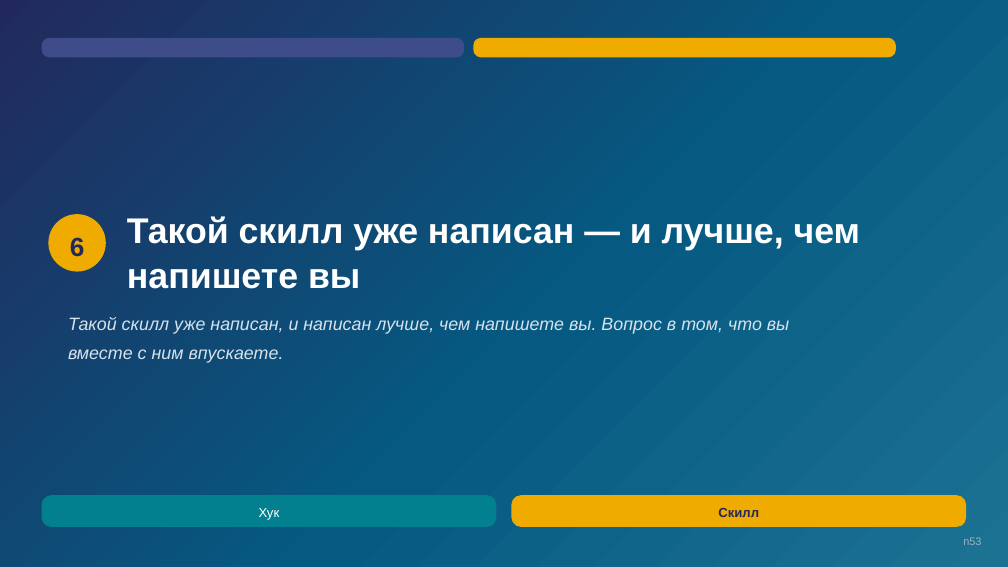
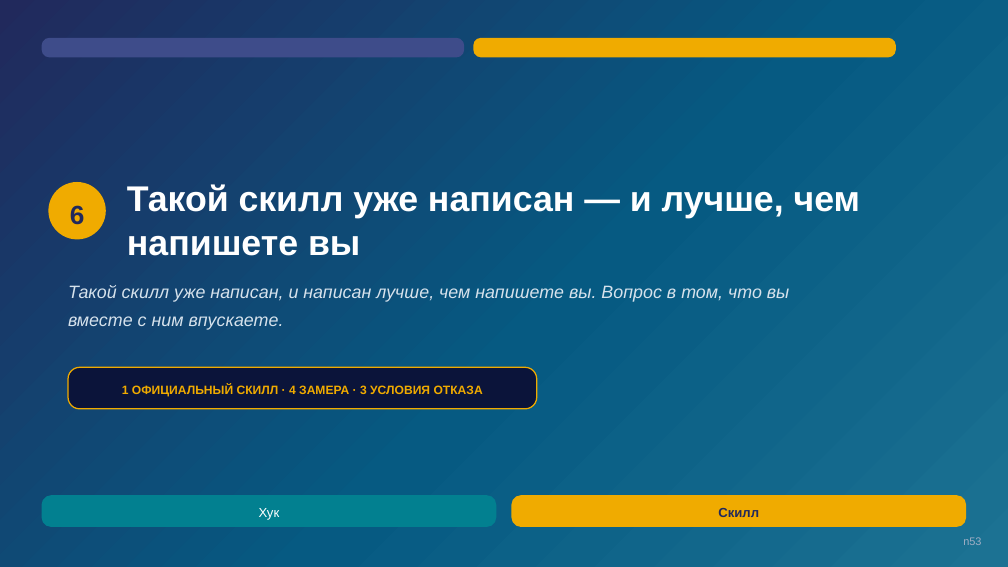
Before and after one commit to tellina-study/AI-usage-lessons, a slide deck: slide 53 of library/seminars/sem-05/rendered/sem-05.pptx. Drawn at 1008x567 pixels with LibreOffice and Linux fonts; fonts in the diff are those of the drawing. Boxes give left, top, right and bottom in pixels: in the first picture for what was removed or moved away, otherwise in the second. Text is boxed around its words. In the diff, an @@ line names an element or a change of style, - is before the commit and + after.

```diff
--- a/library/seminars/sem-05/rendered/sem-05.pptx
+++ b/library/seminars/sem-05/rendered/sem-05.pptx
@@ text "Такой скилл уже написан — ...": place and size @@
-text "Такой скилл уже написан — ..." at (127,216,860,289)
+text "Такой скилл уже написан — ..." at (127,184,860,256)
@@ 2 texts, 1 ellipse: place and size @@
-2 texts, 1 ellipse at (48,214,789,363)
+2 texts, 1 ellipse at (48,182,789,330)
@@ rounded rectangle added at (68,368,537,409), fill #0B143A, outline #F0AB00 1.2 pt @@
@@ text added at (122,384,483,396), 11.5 pt, text #F0AB00, bold @@
+1 ОФИЦИАЛЬНЫЙ СКИЛЛ · 4 ЗАМЕРА · 3 УСЛОВИЯ ОТКАЗА
```
Also in this commit, not shown: 5 other slides changed, 8 other files.
